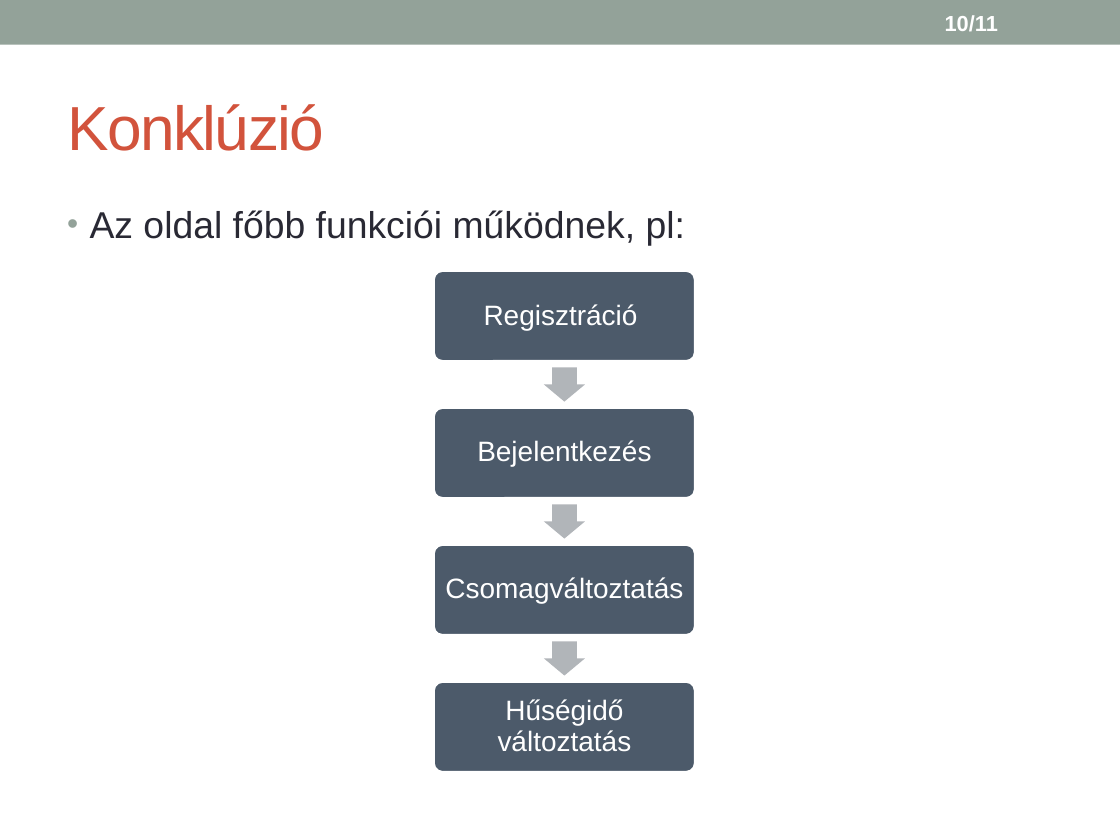
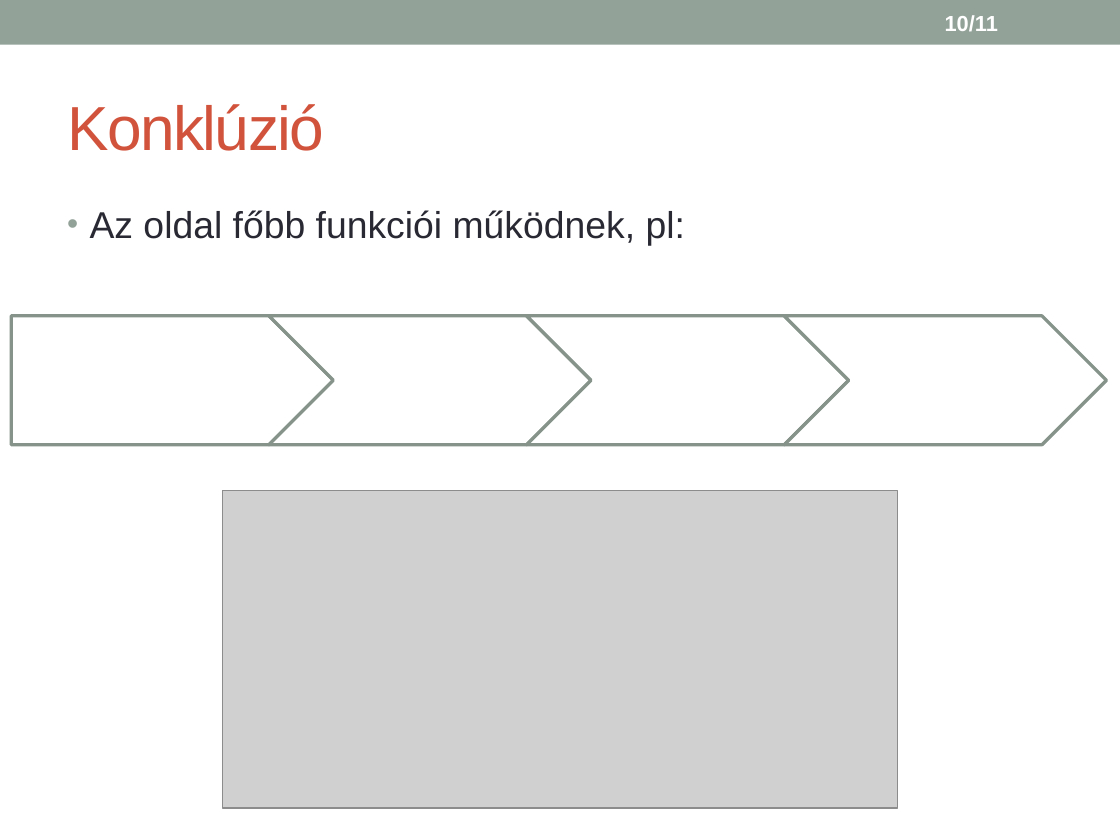
Before and after one commit to HegyiBazsi/Project-LAB-or-DIE, a slide deck: slide 10 of 2_bemutato.pptx. Drawn at 1120x840 pixels with LibreOffice and Linux fonts; fonts in the diff are those of the drawing; grey boxes stand for pictures. Boxes give left, top, right and bottom in pixels: in the first picture for what was removed or moved away, otherwise in the second. Text is boxed around its words. In the diff, an @@ line names an element or a change of style, - is before the commit and + after.

```diff
--- a/2_bemutato.pptx
+++ b/2_bemutato.pptx
@@ group added at [11, 316, 1107, 445]: 3 chevrons, 1 pentagon arrow @@
@@ picture added at [223, 491, 897, 809] @@
@@ group removed at [433, 270, 696, 773]: 4 rounded rectangles, 4 texts, 3 right arrows @@
-Regisztráció
-Bejelentkezés
-Csomagváltoztatás
-Hűségidő változtatás
```
Also in this commit, not shown: 3 other slides changed, 1 slide added, 1 slide removed.
